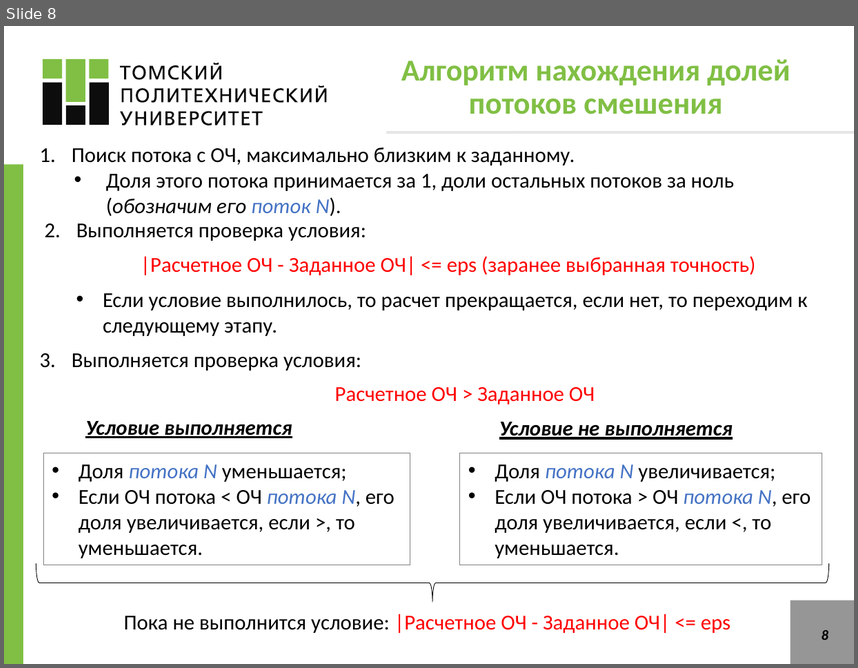
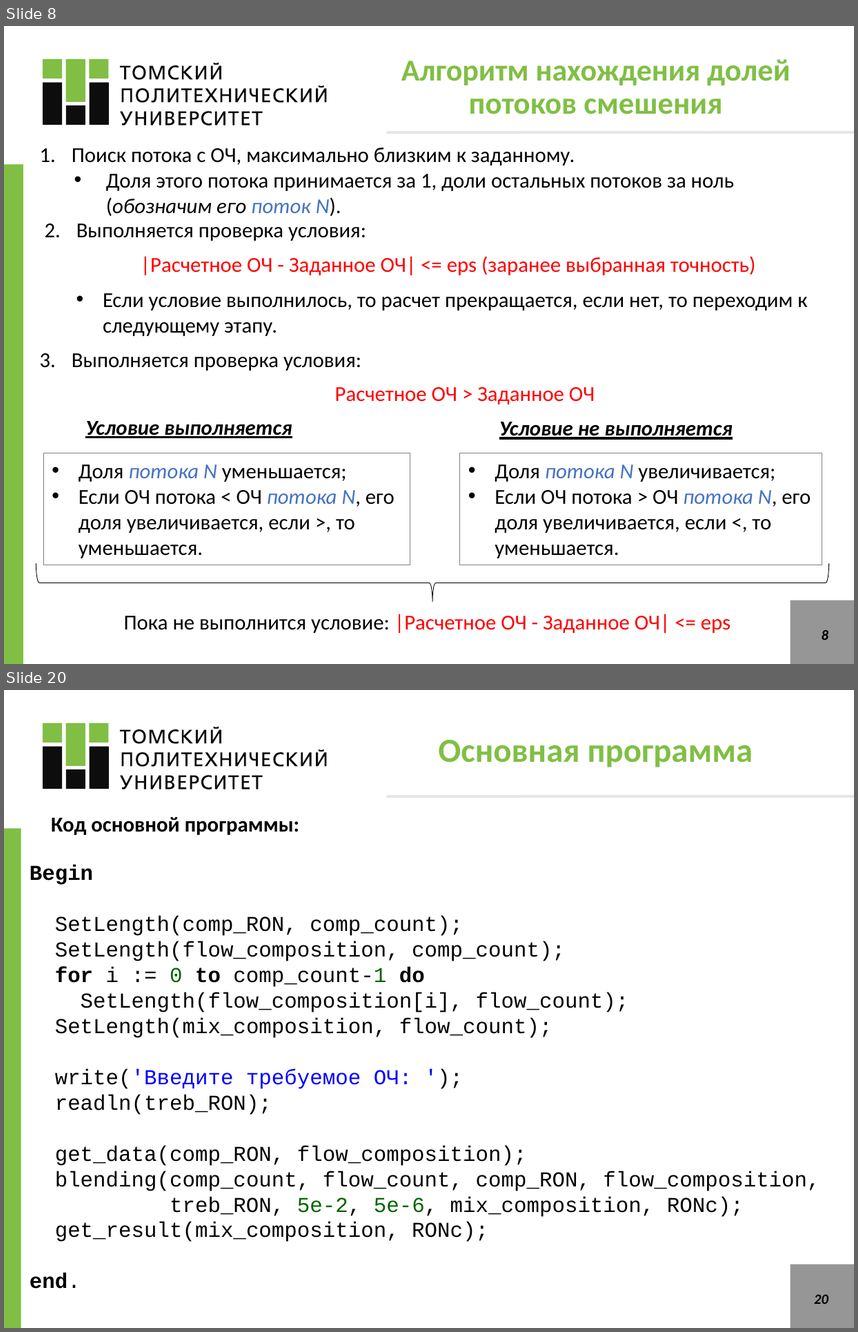
Before and after one commit to VChuzlov/SA, a slide deck: ЛБ1_blending/ЛБ_1.pptx. Shown one above the other, each under a label of ours: slide 8 before the commit, slides 8 and 20 after it; the slides between them are not shown. The pictures are 858x668 and 858x1332 pixels, drawn with LibreOffice and Linux fonts; fonts in the diff are those of the drawing. Boxes give left, top, right and bottom in pixels: in the first picture for what was removed or moved away, otherwise in the second. Text is boxed around its words. In the diff, an @@ line names an element or a change of style, - is before the commit and + after.

```diff
--- a/ЛБ1_blending/ЛБ_1.pptx
+++ b/ЛБ1_blending/ЛБ_1.pptx
@@ slide 20 added at [4, 690, 854, 1328], background #FFFFFF @@
@@ freeform shape added at [43, 723, 109, 766], fill #80BF44 @@
@@ freeform shape added at [120, 727, 326, 789], fill #0D0D0D @@
@@ freeform shape added at [43, 746, 110, 789], fill #0D0D0D @@
@@ title added at [438, 740, 753, 767], 28.6 pt, text #80BF44, bold @@
+Основная программа
@@ line added from (386, 796) to (854, 796), #E7E6E6 2.25 pt @@
@@ rectangle added at [4, 829, 21, 1328], fill #80BF44 @@
@@ text added at [51, 817, 299, 835], 18 pt, text #000000, bold @@
+Код основной программы:
@@ text added at [30, 865, 820, 1288], 18 pt, text #000000 @@
+Begin
+SetLength(comp_RON, comp_count);
+SetLength(flow_composition, comp_count);
+for i := 0 to comp_count-1 do
+SetLength(flow_composition[i], flow_count);
+SetLength(mix_composition, flow_count);
+write('Введите требуемое ОЧ: ');
+readln(treb_RON);
+get_data(comp_RON, flow_composition);
+blending(comp_count, flow_count, comp_RON, flow_composition,
+treb_RON, 5e-2, 5e-6, mix_composition, RONc);
+get_result(mix_composition, RONc);
+end.
@@ rectangle added at [791, 1264, 854, 1328], fill #969696 @@
@@ page number added at [814, 1294, 829, 1303], 12 pt, text #000000, bold, italic @@
+20
```
Also in this commit, not shown: 3 slides changed, 9 other slides added, 15 slides removed, 24 other files.
